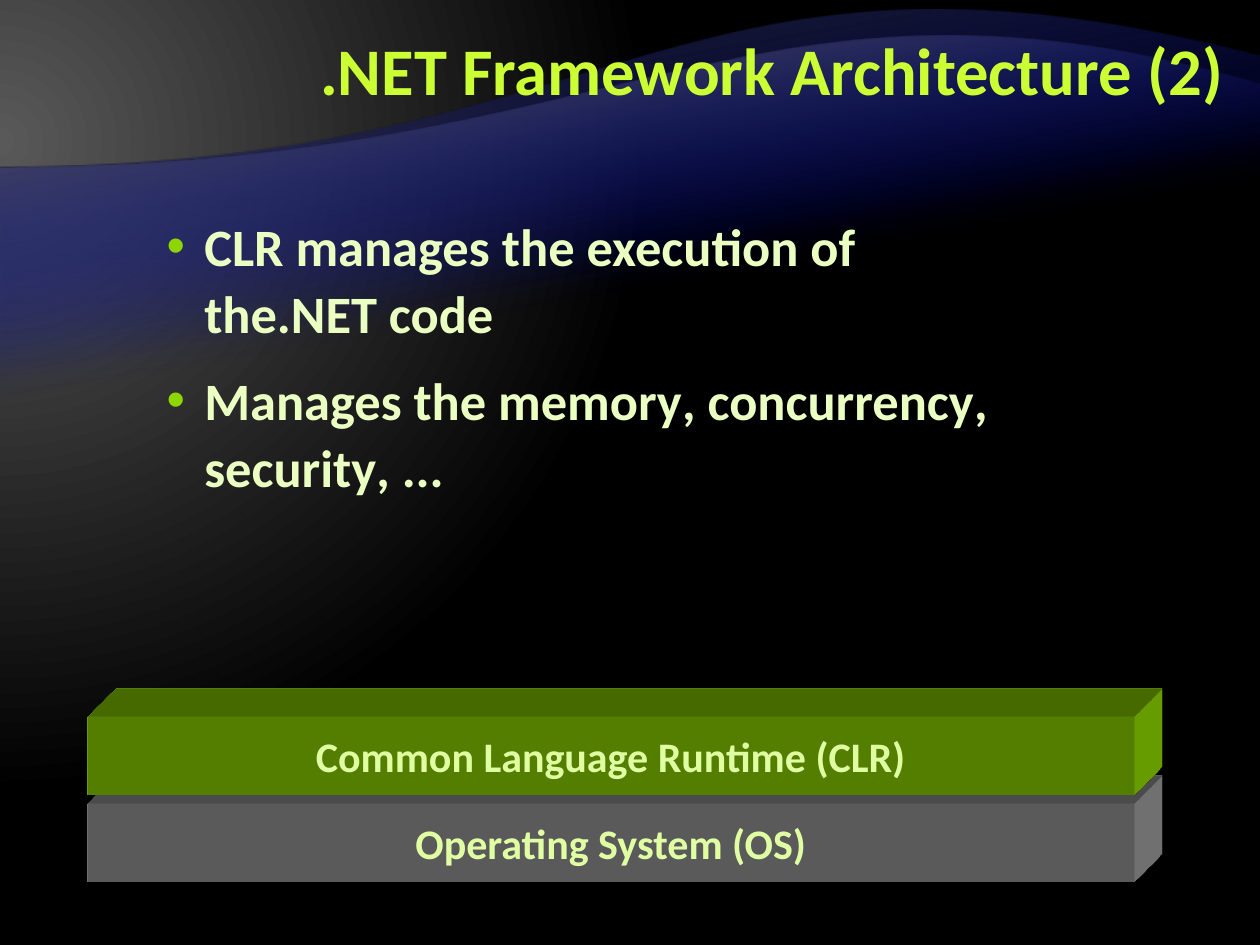
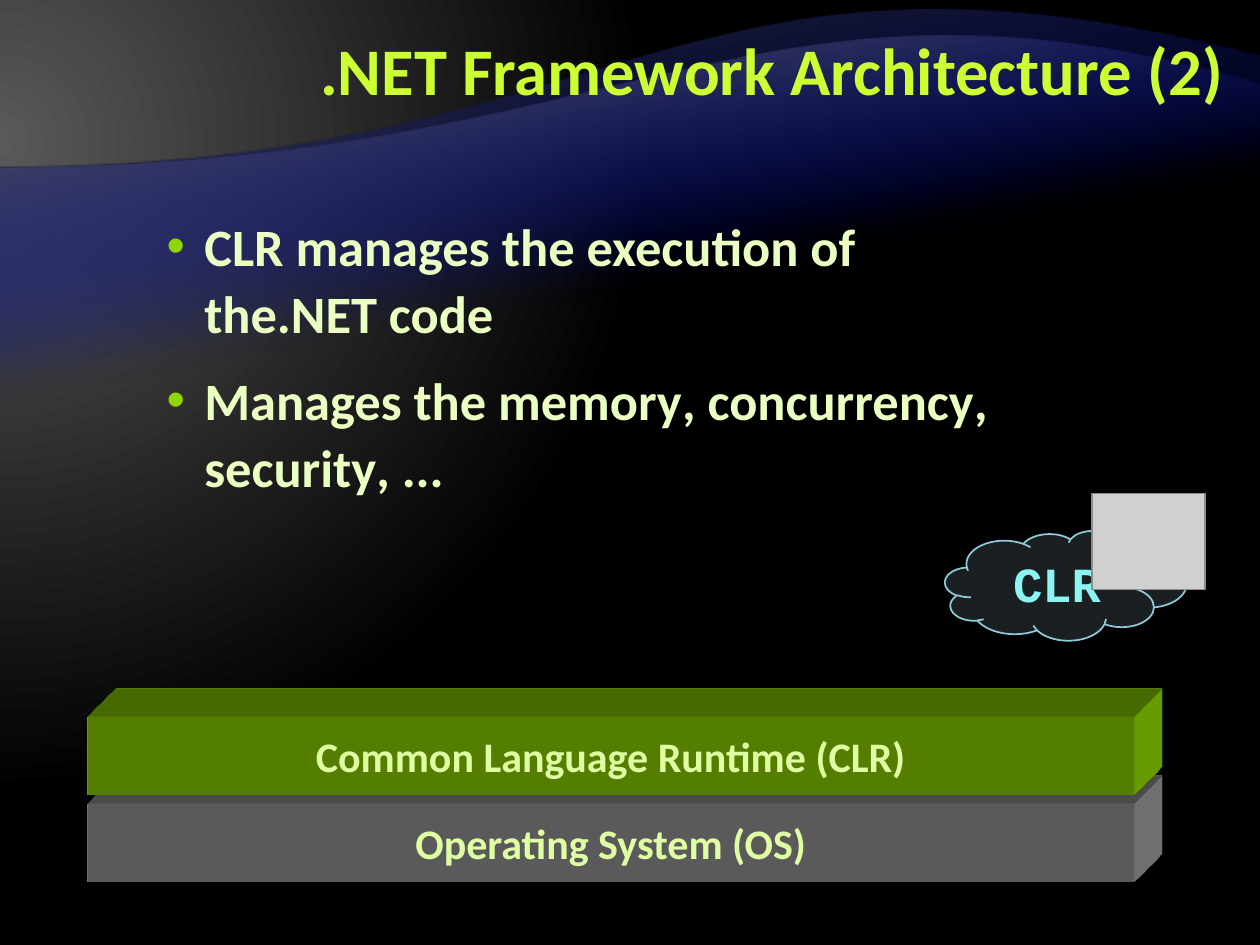
Before and after one commit to Graveheart/aspnetcourse, a slide deck: slide 9 of lectures/1. .NET Framework Overview.pptx. Drawn at 1260x945 pixels with LibreOffice and Linux fonts; fonts in the diff are those of the drawing; grey boxes stand for pictures; background and template pictures are left out. Boxes give left, top, right and bottom in pixels: in the first picture for what was removed or moved away, otherwise in the second. Text is boxed around its words. In the diff, an @@ line names an element or a change of style, - is before the commit and + after.

```diff
--- a/lectures/1. .NET Framework Overview.pptx
+++ b/lectures/1. .NET Framework Overview.pptx
@@ picture added at (1092,494,1206,590) @@
@@ cloud added at (945,530,1187,640), fill #B5DBE5 at 15% opacity, outline #90CAD7 1 pt, 28 pt, text #8CF4F2, bold @@
+CLR
```
Also in this commit, not shown: 20 other slides changed.
